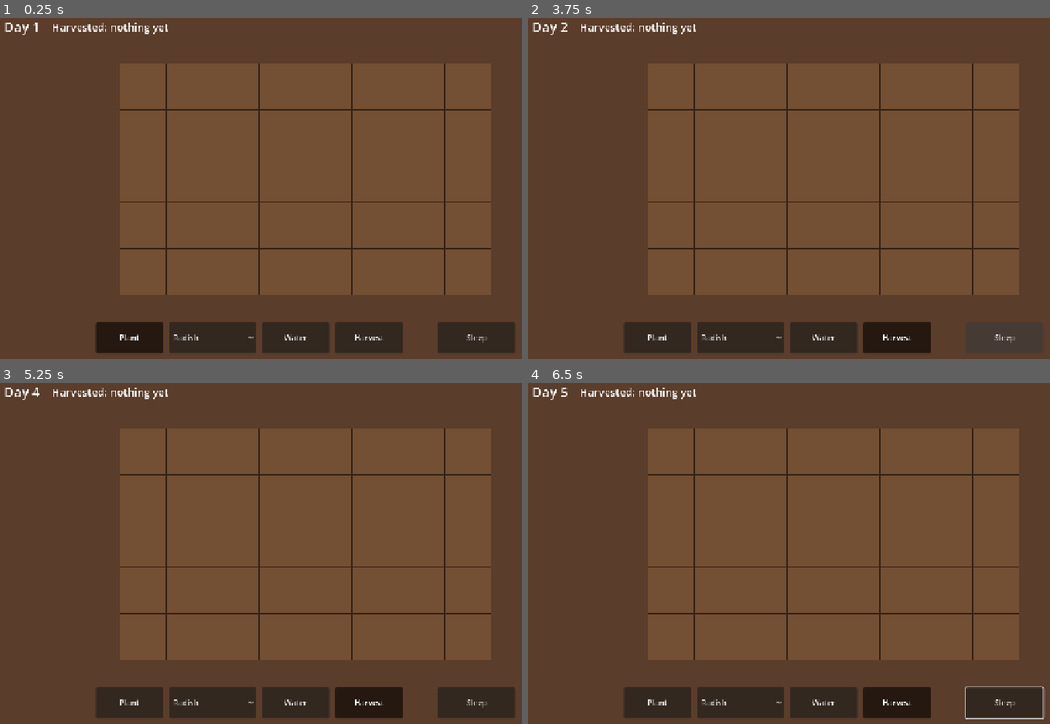
Above: before the commit, frames 1-4 (two rows, left to right).
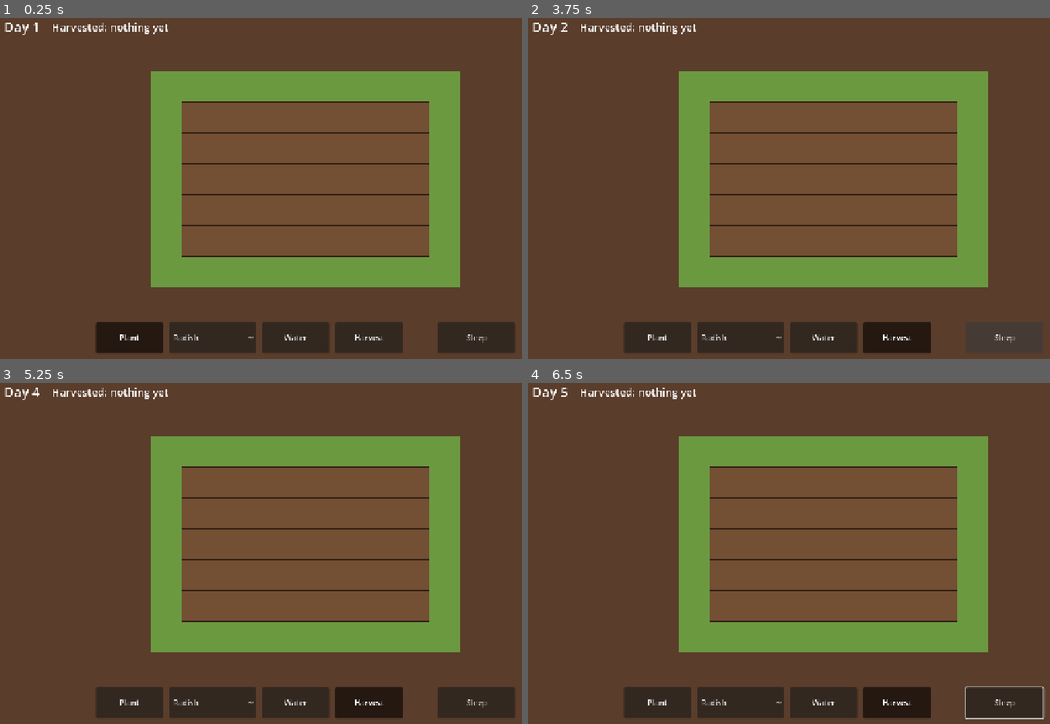
Above: after the commit, the same moments.

Repository: CappyTech/bramble
Game: Godot game, scene res://scenes/main.tscn
Two runs of this game, one before a commit and one after it. Both use one fixed random seed, a clock stepped at 60 frames per second and the inputs below.
Inputs (mouse positions are in pixels of both pictures, inside the frame that each line leads up to):
- Up to frame 1 (0.25 s): no input
- Up to frame 2 (3.75 s): click "Radish" at 0.5 s; click "Plant" at 1.25 s; click "Water" at 2 s; click "Harvest" at 2.75 s; click "Sleep" at 3.5 s
- Up to frame 3 (5.25 s): tap Enter (ui_accept) at 4.25, 5 s; drag from (307, 543) to (365, 475) at 4.27 s; drag from (182, 567) to (276, 618) at 5.02 s
- Up to frame 4 (6.5 s): tap Enter (ui_accept) at 5.75 s; move the mouse to (893, 475) at 5.77 s; hold Right (ui_right) from 5.78 s (still down); tap Shift at 5.85 s

The runs differ from the first frame. In frame 1, 29% of the frame differs, in the area x 22-95%, y 13-82%; in frame 2, 29%; in frame 3, 29%; in frame 4, 29%.

Commit message:
Draw the allotment with Minifantasy Farm and Forgotten Plains sprites
assets/minifantasy/ is gitignored apart from a README: the packs are
licensed but not redistributable. AllotmentView loads the farm tileset,
crop sheet and plains grass at runtime and falls back to the placeholder
shapes when the sheets are absent, so CI stays green without them.

CropDef gains a sheet_cell and the crop-sheet geometry (80 px column
groups, 16 px rows, frames 8 px apart). Tiles are drawn at 8x with a
one-tile grass border; watered soil uses the darker furrow tile and
mature plants show the grown-crop icon.

Co-Authored-By: Claude Fable 5.1 <noreply@anthropic.com>

Diff:
--- a/scripts/allotment_view.gd
+++ b/scripts/allotment_view.gd
@@ -1,15 +1,34 @@
 class_name AllotmentView
 extends Control
-## Draws the allotment grid with placeholder shapes and turns taps into actions.
-## Replace _draw() with sprites once Minifantasy tiles are imported.
+## Draws the allotment grid and turns taps into actions.
+## Uses the Minifantasy Farm and Forgotten Plains sheets when they are on disk
+## (assets/minifantasy is gitignored, see its README) and falls back to coloured
+## shapes otherwise, so CI and fresh checkouts still run.
 
 enum Tool { PLANT, WATER, HARVEST }
 
-const TILE_SIZE := 96
+## 8 px source pixels drawn at 8x: a 10x7 tile view (plot plus border) fits 1280x720.
+const PIXEL_SCALE := 8
+const TILE_SIZE := 8 * PIXEL_SCALE
+## Grass tiles drawn around the plot.
+const BORDER := 1
+
 const SOIL_DRY := Color(0.45, 0.31, 0.2)
 const SOIL_WET := Color(0.3, 0.2, 0.14)
+const GRASS := Color(0.42, 0.6, 0.25)
 const GRID_LINE := Color(0.2, 0.13, 0.08)
 const RIPE_RING := Color(1.0, 0.9, 0.3)
+
+const MINIFANTASY_DIR := "res://assets/minifantasy/"
+const FARM_TILESET := MINIFANTASY_DIR + "farm/Minifantasy_Farm_v3.0/Minifantasy_Farm_Assets/Tileset/Minifantasy_FarmTileset.png"
+const CROP_SHEET := MINIFANTASY_DIR + "farm/Minifantasy_Farm_v3.0/Minifantasy_Farm_Assets/Crops/Minifantasy_FarmSeedsAndCrops.png"
+const PLAINS_TILESET := MINIFANTASY_DIR + "forgotten_plains/Minifantasy_ForgottenPlains_v3.6_Commercial_Version/Minifantasy_ForgottenPlains_Assets/Tileset/Minifantasy_ForgottenPlainsTiles.png"
+
+## Ploughed-field tiles on the farm sheet, vertical furrows, by hydration.
+const SOIL_DRY_REGION := Rect2(8, 16, 8, 8)
+const SOIL_WET_REGION := Rect2(24, 16, 8, 8)
+## Plain grass fill on the plains sheet.
+const GRASS_REGION := Rect2(24, 32, 8, 8)
 
 var allotment: Allotment:
 	set(value):
@@ -18,16 +37,32 @@
 		allotment = value
 		if allotment != null:
 			allotment.changed.connect(queue_redraw)
-			custom_minimum_size = Vector2(allotment.width, allotment.height) * TILE_SIZE
+			custom_minimum_size = Vector2(allotment.width + 2 * BORDER, allotment.height + 2 * BORDER) * TILE_SIZE
 		queue_redraw()
 var tool: Tool = Tool.PLANT
 var selected_crop: CropDef
+
+var _farm_sheet: Texture2D
+var _crop_sheet: Texture2D
+var _plains_sheet: Texture2D
+
+
+func _ready() -> void:
+	_farm_sheet = _try_load(FARM_TILESET)
+	_crop_sheet = _try_load(CROP_SHEET)
+	_plains_sheet = _try_load(PLAINS_TILESET)
+	if _farm_sheet == null or _crop_sheet == null or _plains_sheet == null:
+		print("AllotmentView: Minifantasy sheets missing, drawing placeholder shapes")
+
+
+func has_sprites() -> bool:
+	return _farm_sheet != null and _crop_sheet != null and _plains_sheet != null
 
 
 func _gui_input(event: InputEvent) -> void:
 	# Mouse clicks arrive as touches too (emulate_touch_from_mouse), so only touch is handled.
 	if event is InputEventScreenTouch and event.pressed:
-		var cell := Vector2i((event.position / TILE_SIZE).floor())
+		var cell := Vector2i((event.position / TILE_SIZE).floor()) - Vector2i(BORDER, BORDER)
 		if allotment != null and allotment.in_bounds(cell.x, cell.y):
 			_apply_tool(cell.x, cell.y)
 			accept_event()
@@ -46,19 +81,63 @@
 func _draw() -> void:
 	if allotment == null:
 		return
+	_draw_grass()
 	for y in allotment.height:
 		for x in allotment.width:
-			_draw_tile(x, y, allotment.tile_at(x, y))
+			_draw_soil(x, y, allotment.tile_at(x, y))
+	# Plants are drawn after all soil, top row first, since sprites overlap the tile above.
+	for y in allotment.height:
+		for x in allotment.width:
+			_draw_plant(x, y, allotment.tile_at(x, y))
 
 
-func _draw_tile(x: int, y: int, tile: PlotTile) -> void:
-	var rect := Rect2(Vector2(x, y) * TILE_SIZE, Vector2.ONE * TILE_SIZE)
-	draw_rect(rect, SOIL_WET if tile.watered else SOIL_DRY)
-	draw_rect(rect, GRID_LINE, false, 2.0)
+func _tile_rect(x: int, y: int) -> Rect2:
+	return Rect2(Vector2(x + BORDER, y + BORDER) * TILE_SIZE, Vector2.ONE * TILE_SIZE)
+
+
+func _draw_grass() -> void:
+	var cols := allotment.width + 2 * BORDER
+	var rows := allotment.height + 2 * BORDER
+	if _plains_sheet == null:
+		draw_rect(Rect2(Vector2.ZERO, Vector2(cols, rows) * TILE_SIZE), GRASS)
+		return
+	for y in rows:
+		for x in cols:
+			var rect := Rect2(Vector2(x, y) * TILE_SIZE, Vector2.ONE * TILE_SIZE)
+			draw_texture_rect_region(_plains_sheet, rect, GRASS_REGION)
+
+
+func _draw_soil(x: int, y: int, tile: PlotTile) -> void:
+	var rect := _tile_rect(x, y)
+	if _farm_sheet == null:
+		draw_rect(rect, SOIL_WET if tile.watered else SOIL_DRY)
+		draw_rect(rect, GRID_LINE, false, 2.0)
+		return
+	draw_texture_rect_region(_farm_sheet, rect, SOIL_WET_REGION if tile.watered else SOIL_DRY_REGION)
+
+
+func _draw_plant(x: int, y: int, tile: PlotTile) -> void:
 	if tile.state == PlotTile.State.EMPTY:
 		return
-	var centre := rect.get_center()
-	var radius := lerpf(8.0, TILE_SIZE * 0.38, tile.growth_fraction())
-	draw_circle(centre, radius, tile.crop.colour)
+	var rect := _tile_rect(x, y)
+	if _crop_sheet == null or not tile.crop.has_sprite():
+		var centre := rect.get_center()
+		var radius := lerpf(8.0, TILE_SIZE * 0.38, tile.growth_fraction())
+		draw_circle(centre, radius, tile.crop.colour)
+		if tile.state == PlotTile.State.MATURE:
+			draw_arc(centre, radius + 6.0, 0.0, TAU, 32, RIPE_RING, 3.0)
+		return
+	# Frames: 2 = seeds on the ground, 3-4 = growing, 5 = fully grown.
+	var frame := 5 if tile.state == PlotTile.State.MATURE else mini(2 + tile.stage, 4)
+	var sprite_rect := Rect2(rect.position - Vector2(0, TILE_SIZE), Vector2(TILE_SIZE, 2 * TILE_SIZE))
+	draw_texture_rect_region(_crop_sheet, sprite_rect, tile.crop.frame_region(frame))
 	if tile.state == PlotTile.State.MATURE:
-		draw_arc(centre, radius + 6.0, 0.0, TAU, 32, RIPE_RING, 3.0)
+		var icon_size := Vector2.ONE * TILE_SIZE * 0.5
+		var icon_rect := Rect2(rect.end - icon_size, icon_size)
+		draw_texture_rect_region(_crop_sheet, icon_rect, tile.crop.icon_region())
+
+
+static func _try_load(path: String) -> Texture2D:
+	if not ResourceLoader.exists(path):
+		return null
+	return load(path) as Texture2D
--- a/scripts/data/crop_def.gd
+++ b/scripts/data/crop_def.gd
@@ -11,8 +11,41 @@
 @export var stage_days: PackedInt32Array = PackedInt32Array([2, 3, 3])
 ## Units produced by one harvest.
 @export var yield_amount: int = 1
-## Placeholder colour until Minifantasy sprites are imported.
+## Placeholder colour, used when the Minifantasy crop sheet is not on disk.
 @export var colour: Color = Color.GREEN
+## Position on the Minifantasy Farm crop sheet: column group (0-2) and row (0-4).
+## (-1, -1) means no sprite.
+@export var sheet_cell: Vector2i = Vector2i(-1, -1)
+
+## Crop sheet layout (Minifantasy_FarmSeedsAndCrops.png): three 80 px column
+## groups, five 16 px rows. Frames 0-5 sit 8 px apart from x = 8; the grown
+## crop icon sits at x = 64. Frames: seed pack, one seed, seeds, growing 1-3.
+const SHEET_GROUP_WIDTH := 80
+const SHEET_ROW_HEIGHT := 16
+const SHEET_FRAME_X := 8
+const SHEET_ICON_X := 64
+const FRAME_SIZE := Vector2(8, 16)
+const ICON_SIZE := Vector2(8, 8)
+
+
+func has_sprite() -> bool:
+	return sheet_cell.x >= 0 and sheet_cell.y >= 0
+
+
+## Region of the plant sprite for growth frame 0-5.
+func frame_region(frame: int) -> Rect2:
+	var origin := Vector2(
+		sheet_cell.x * SHEET_GROUP_WIDTH + SHEET_FRAME_X + clampi(frame, 0, 5) * 8,
+		sheet_cell.y * SHEET_ROW_HEIGHT)
+	return Rect2(origin, FRAME_SIZE)
+
+
+## Region of the harvested-crop icon.
+func icon_region() -> Rect2:
+	var origin := Vector2(
+		sheet_cell.x * SHEET_GROUP_WIDTH + SHEET_ICON_X,
+		sheet_cell.y * SHEET_ROW_HEIGHT + 4)
+	return Rect2(origin, ICON_SIZE)
 
 ## Reserved: crop family used for rotation rules. Unused by current logic.
 @export var rotation_group: StringName = &""
--- a/scripts/data/crop_library.gd
+++ b/scripts/data/crop_library.gd
@@ -5,9 +5,9 @@
 
 static func all() -> Array[CropDef]:
 	return [
-		_make(&"radish", "Radish", [1, 1, 1], 3, Color(0.85, 0.2, 0.3), &"brassica"),
-		_make(&"lettuce", "Lettuce", [2, 2, 2], 1, Color(0.45, 0.8, 0.3), &"leaf"),
-		_make(&"potato", "Potato", [3, 3, 4], 4, Color(0.8, 0.7, 0.4), &"root"),
+		_make(&"radish", "Radish", [1, 1, 1], 3, Color(0.85, 0.2, 0.3), &"brassica", Vector2i(2, 1)),
+		_make(&"lettuce", "Lettuce", [2, 2, 2], 1, Color(0.45, 0.8, 0.3), &"leaf", Vector2i(1, 4)),
+		_make(&"potato", "Potato", [3, 3, 4], 4, Color(0.8, 0.7, 0.4), &"root", Vector2i(2, 0)),
 	]
 
 
@@ -19,7 +19,8 @@
 
 
 static func _make(id: StringName, display_name: String, stage_days: Array,
-		yield_amount: int, colour: Color, rotation_group: StringName) -> CropDef:
+		yield_amount: int, colour: Color, rotation_group: StringName,
+		sheet_cell: Vector2i) -> CropDef:
 	var def := CropDef.new()
 	def.id = id
 	def.display_name = display_name
@@ -27,4 +28,5 @@
 	def.yield_amount = yield_amount
 	def.colour = colour
 	def.rotation_group = rotation_group
+	def.sheet_cell = sheet_cell
 	return def
Not shown, changed: .gitignore
Not shown, added: assets/minifantasy/README.md
Not shown, changed: docs/brief.md
